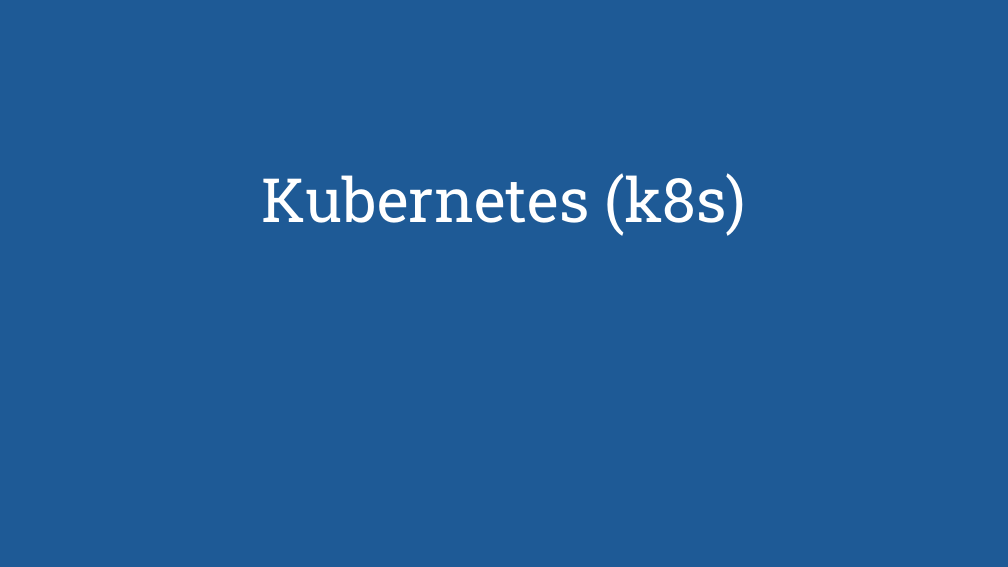
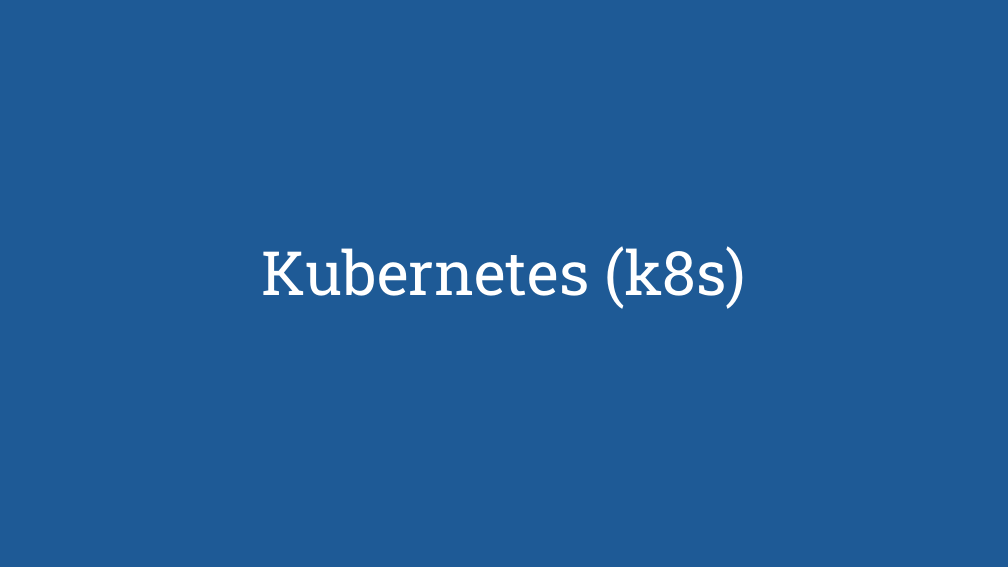
Before and after one commit to puzzle/kubernetes-techlab, a slide deck: slide 1 of presentation/kubernetes-workshop.odp. Drawn at 1008x567 pixels with LibreOffice and Linux fonts; fonts in the diff are those of the drawing; background and template pictures are left out. Boxes give left, top, right and bottom in pixels: in the first picture for what was removed or moved away, otherwise in the second. Text is boxed around its words. In the diff, an @@ line names an element or a change of style, - is before the commit and + after.

```diff
--- a/presentation/kubernetes-workshop.odp
+++ b/presentation/kubernetes-workshop.odp
@@ title "Kubernetes (k8s)": place and size @@
-title "Kubernetes (k8s)" at <box>261,173,746,236</box>
+title "Kubernetes (k8s)" at <box>261,246,746,309</box>
```
Also in this commit, not shown: 8 other slides changed, 17 slides added, 21 slides removed, 1 other file.
